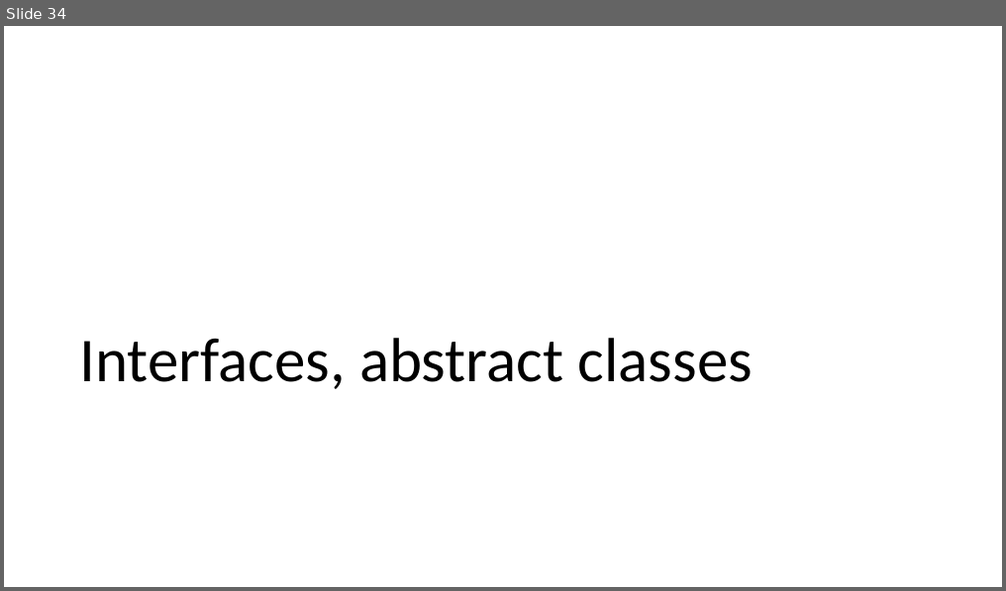
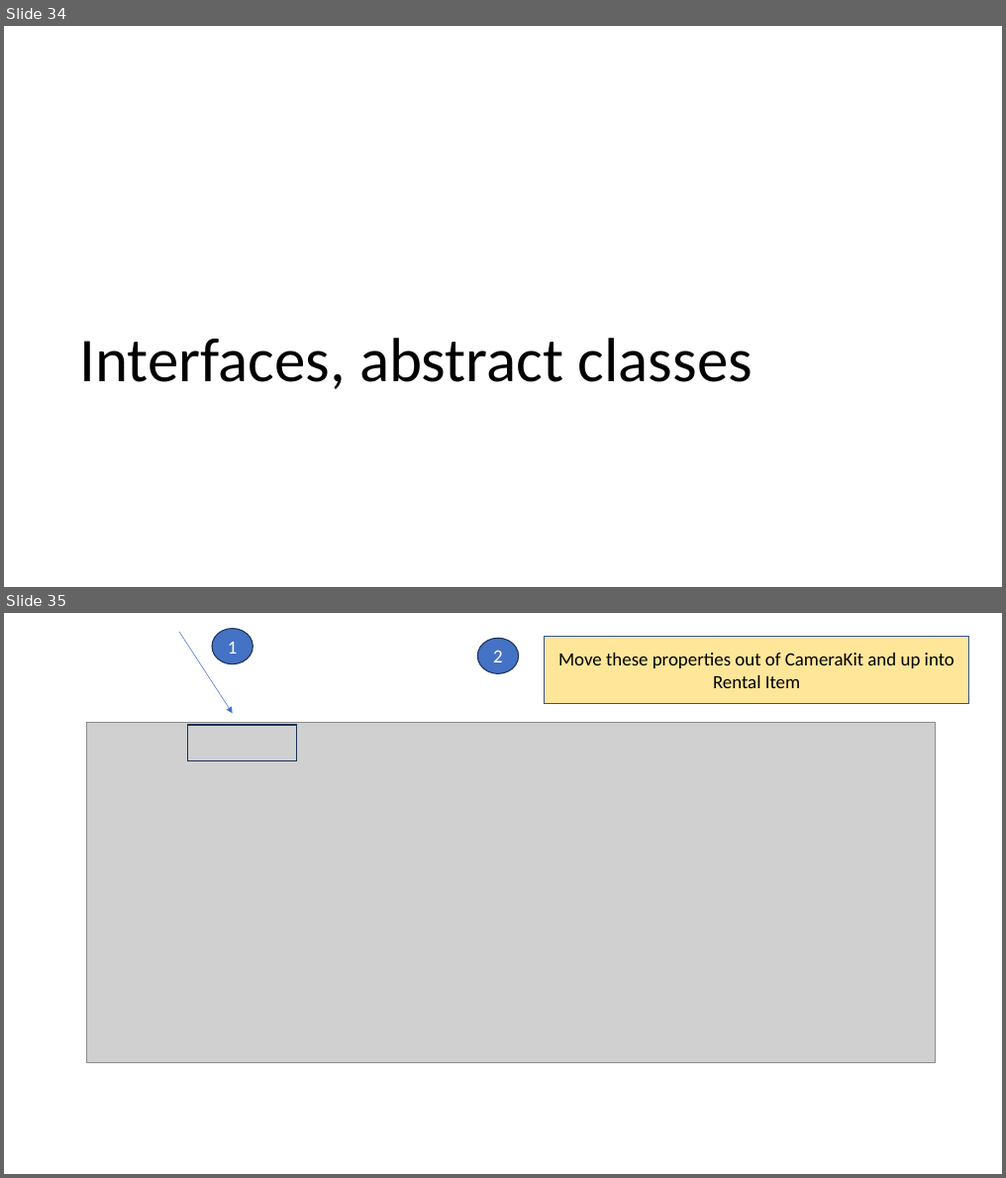
Before and after one commit to JohnRowleyDorsetCollege2025/oop-2025-a-camera-rental-20251111, a slide deck: CameraKit Walkthrough.pptx. Shown one above the other, each under a label of ours: slide 34 before the commit, slides 34 and 35 after it. The pictures are 1006x591 and 1006x1178 pixels, drawn with LibreOffice and Linux fonts; fonts in the diff are those of the drawing; grey boxes stand for pictures. Boxes give left, top, right and bottom in pixels: in the first picture for what was removed or moved away, otherwise in the second. Text is boxed around its words. In the diff, an @@ line names an element or a change of style, - is before the commit and + after.

```diff
--- a/CameraKit Walkthrough.pptx
+++ b/CameraKit Walkthrough.pptx
@@ slide 35 added at (x1=4, y1=613, x2=1002, y2=1174), background #FFFFFF @@
@@ arrow added from (179, 632) to (233, 713), #4472C4 0.5 pt @@
@@ ellipse added at (x1=212, y1=629, x2=253, y2=664), fill #4472C4, outline #1E3256 1 pt, 18 pt, text #FFFFFF @@
+1
@@ ellipse added at (x1=478, y1=638, x2=519, y2=673), fill #4472C4, outline #1E3256 1 pt, 18 pt, text #FFFFFF @@
+2
@@ rectangle added at (x1=544, y1=636, x2=969, y2=703), fill #FFE699, outline #325491 1 pt, 18 pt, text #000000 @@
+Move these properties out of CameraKit and up into Rental Item
@@ picture added at (x1=87, y1=722, x2=936, y2=1062) @@
@@ rectangle added at (x1=187, y1=725, x2=297, y2=761), outline #1E3256 1 pt @@
```
Also in this commit, not shown: 5 slides changed, 5 other slides added, 3 slides removed, 2 other files.
